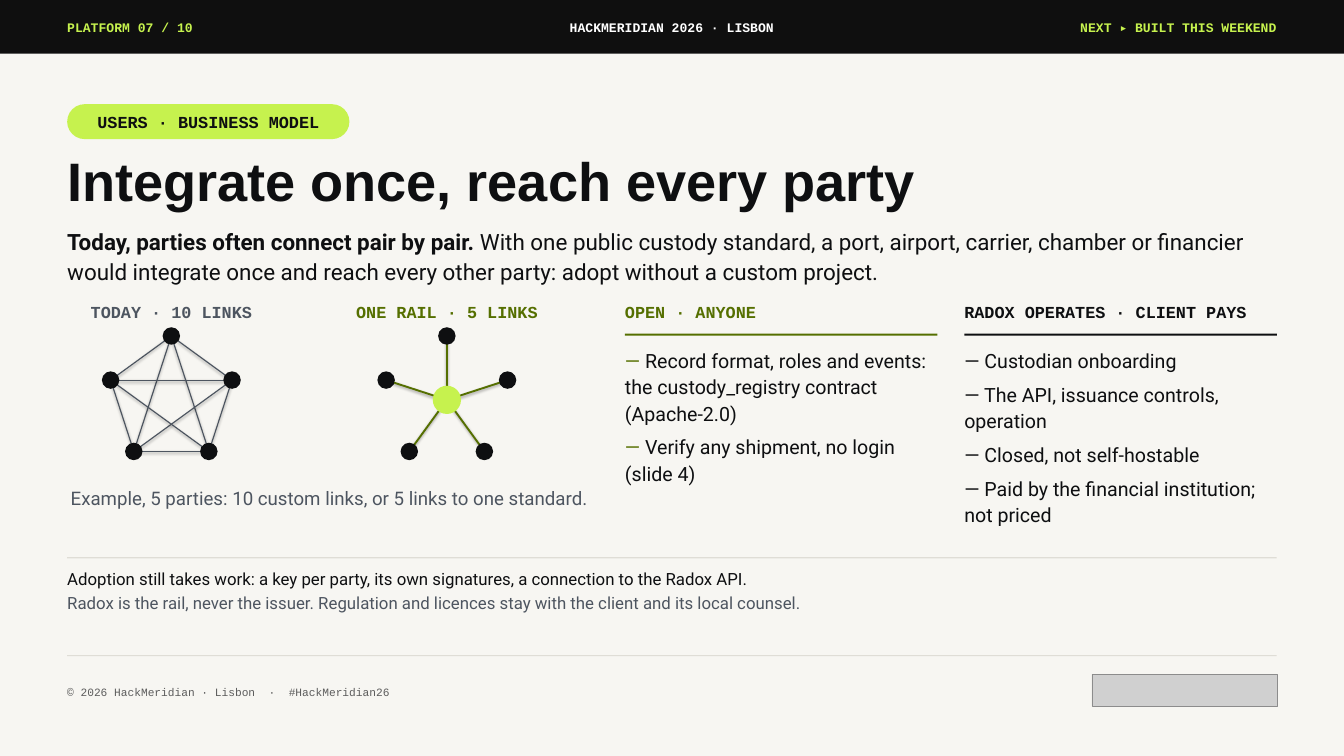
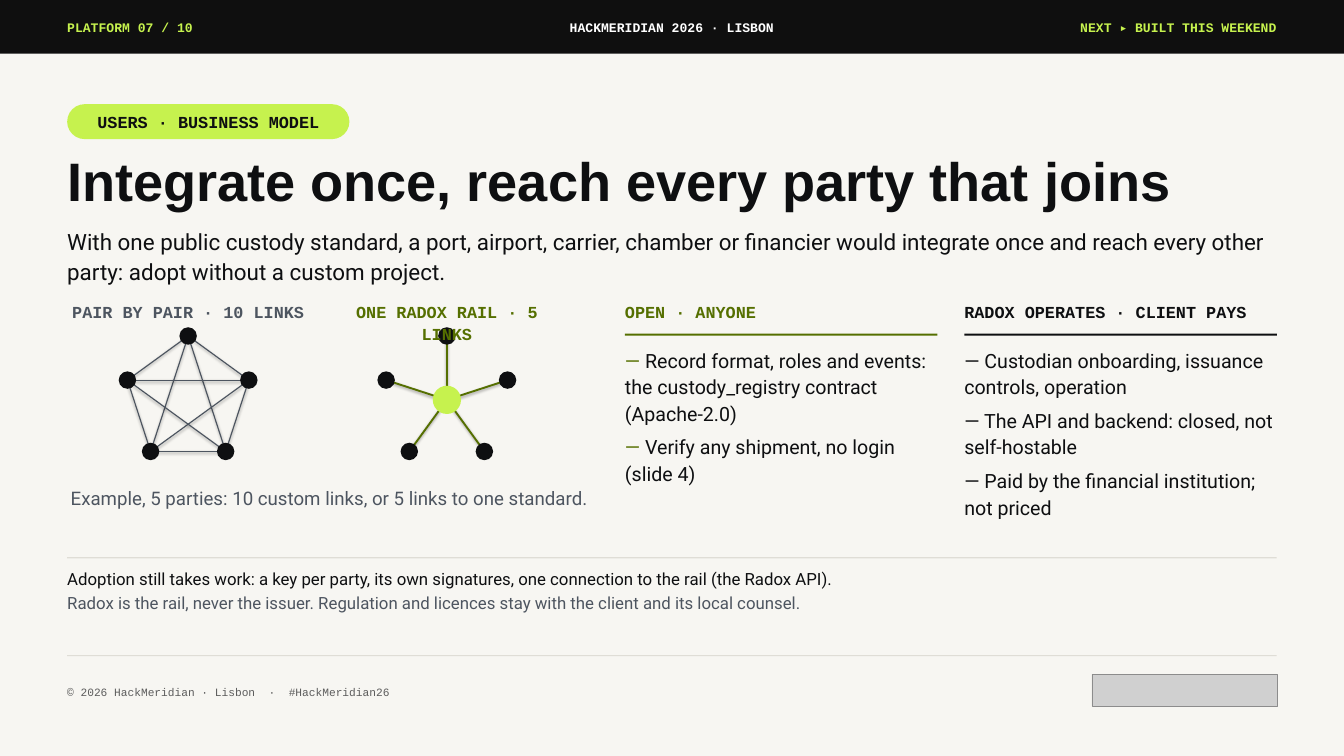
Before and after one commit to pwsaragossy/hackmeridian-cos, a slide deck: slide 7 of projects/hackmeridian-rail/deck/radox-custody-rail.pptx. Drawn at 1344x756 pixels with LibreOffice and Linux fonts; fonts in the diff are those of the drawing; grey boxes stand for pictures. Boxes give left, top, right and bottom in pixels: in the first picture for what was removed or moved away, otherwise in the second. Text is boxed around its words. In the diff, an @@ line names an element or a change of style, - is before the commit and + after.

Commit message:
update from hackmeridian-rail

```diff
--- a/projects/hackmeridian-rail/deck/radox-custody-rail.pptx
+++ b/projects/hackmeridian-rail/deck/radox-custody-rail.pptx
@@ text at (67,161,1170,211): text changed @@
-Integrate once, reach every party
+Integrate once, reach every party that joins
@@ text at (67,233,1264,285): text changed @@
-Today, parties often connect pair by pair. With one public custody standard, a port, airport, carrier, chamber or financier would integrate once and reach every other party: adopt without a custom project.
+With one public custody standard, a port, airport, carrier, chamber or financier would integrate once and reach every other party: adopt without a custom project.
@@ text at (72,307,304,318): text changed @@
-TODAY · 10 LINKS
+PAIR BY PAIR · 10 LINKS
@@ text at (356,306,538,346): text changed @@
-ONE RAIL · 5 LINKS
+ONE RADOX RAIL · 5 LINKS
@@ text at (964,353,1272,455): text changed @@
-— Custodian onboarding
-— The API, issuance controls, operation
-— Closed, not self-hostable
+— Custodian onboarding, issuance controls, operation
+— The API and backend: closed, not self-hostable
@@ 10 lines, 5 ellipses: place and size @@
-10 lines, 5 ellipses at (102,327,241,460)
+10 lines, 5 ellipses at (119,327,257,460)
@@ text at (67,571,831,589): text changed @@
-Adoption still takes work: a key per party, its own signatures, a connection to the Radox API.
+Adoption still takes work: a key per party, its own signatures, one connection to the rail (the Radox API).
```
Also in this commit, not shown: 1 other slide changed, 6 other files.
